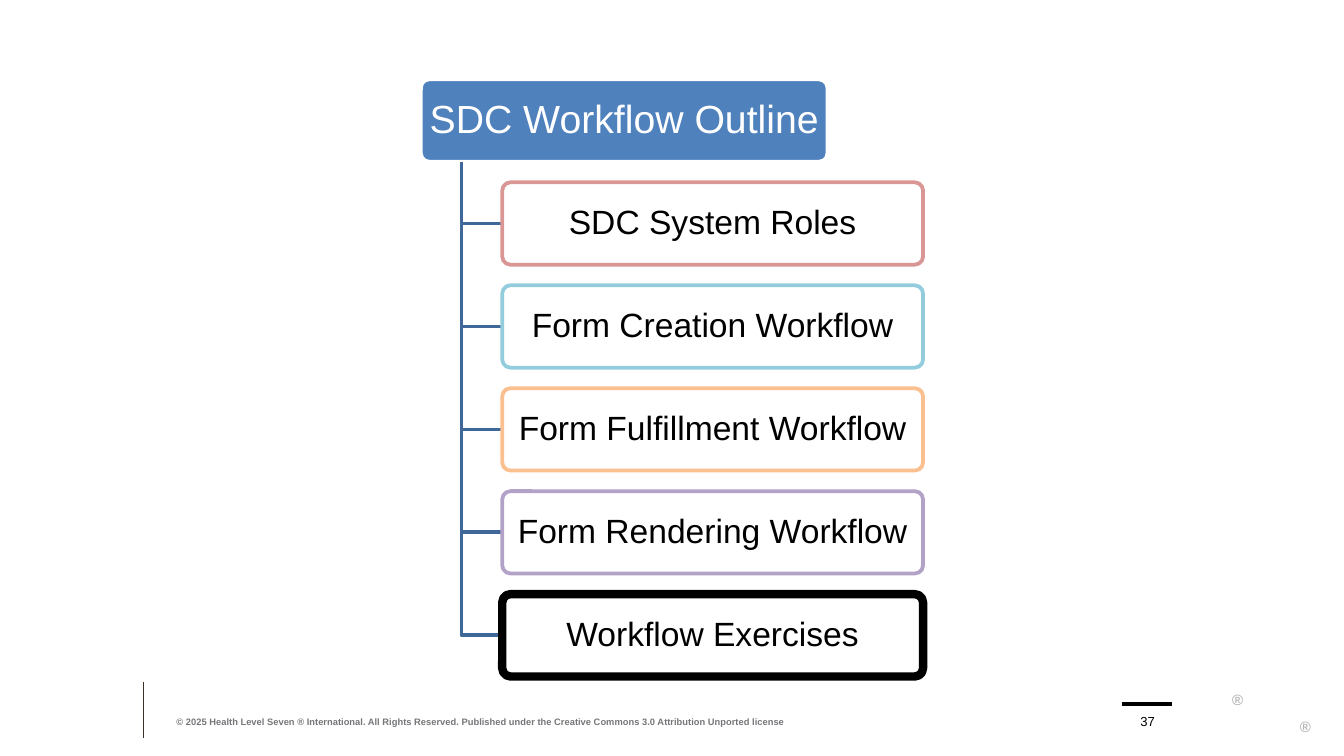
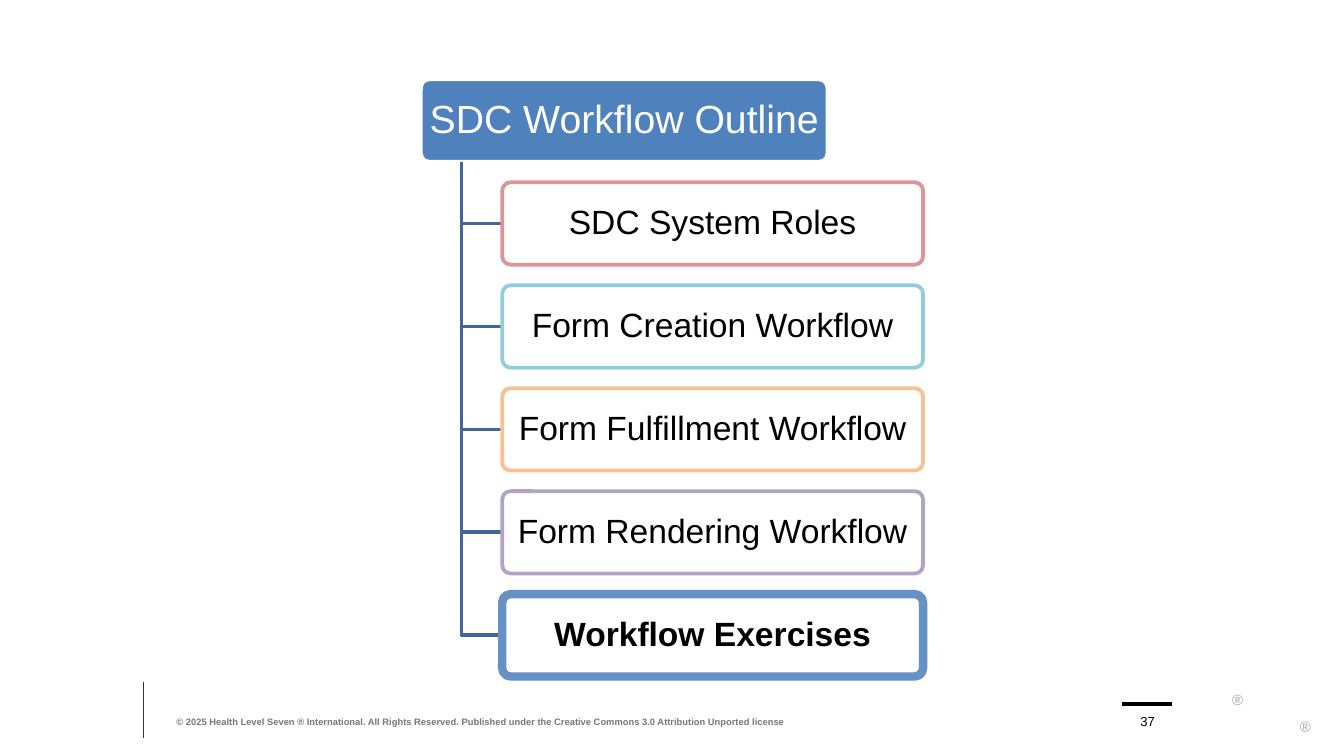
Before and after one commit to FHIR/documents, a slide deck: slide 37 of presentations/sdc/2-SDC-Workflow.pptx. Drawn at 1344x756 pixels with LibreOffice and Linux fonts; fonts in the diff are those of the drawing; background and template pictures are left out. Boxes give left, top, right and bottom in pixels: in the first picture for what was removed or moved away, otherwise in the second. Text is boxed around its words. In the diff, an @@ line names an element or a change of style, - is before the commit and + after.

```diff
--- a/presentations/sdc/2-SDC-Workflow.pptx
+++ b/presentations/sdc/2-SDC-Workflow.pptx
@@ rounded rectangle at (503,594,923,676): outline #000000 4.5 pt to #6591C5 4.5 pt @@
@@ text "Workflow Exercises" at (554,621,871,647): bold on @@
```
Also in this commit, not shown: 6 other slides changed, 10 other files.
